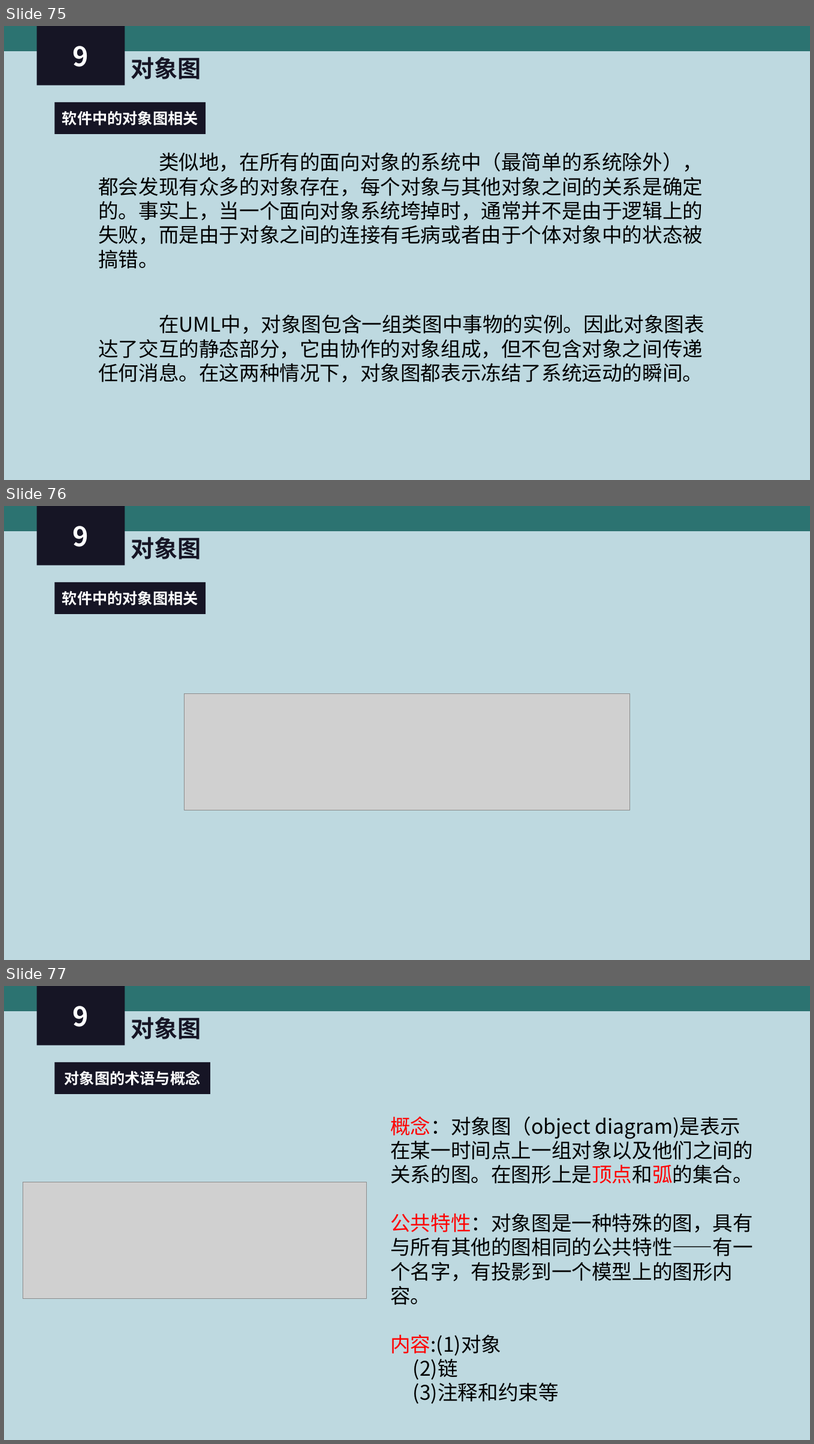
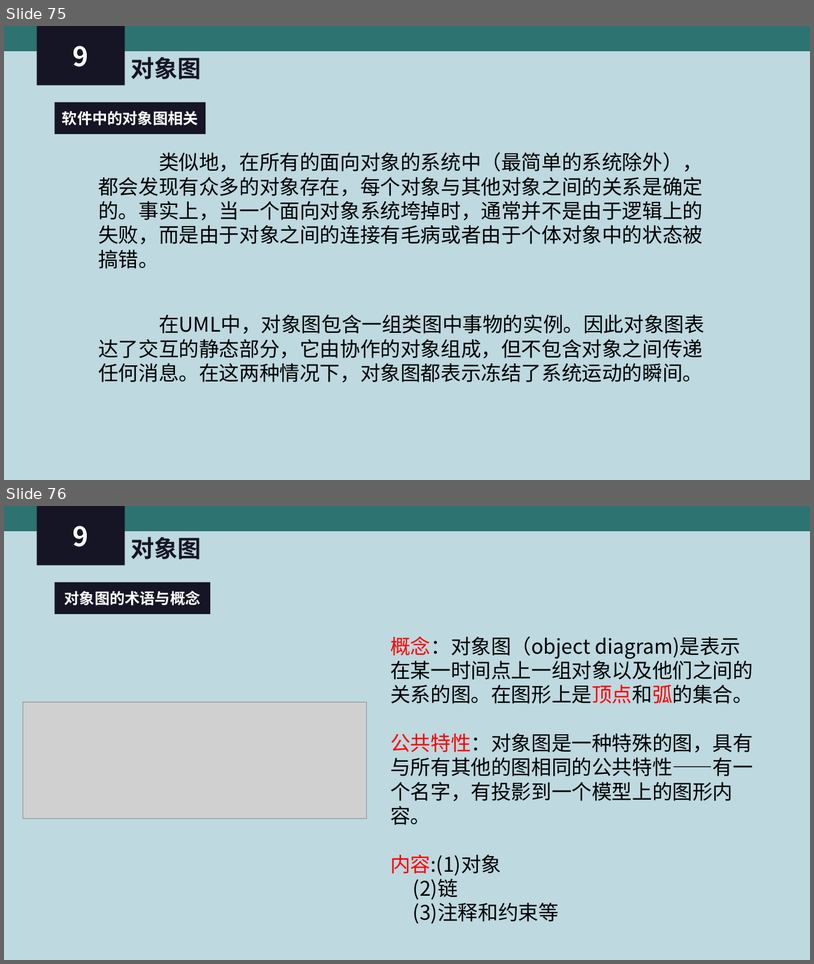
Before and after one commit to PRD-2018-G04/PRD-2018-G04, a slide deck: G04项目组/受控文档/翻转课堂PPT/PRD2018-G04-UML 基础I.ppt. Shown one above the other, each under a label of ours: slides 75, 76 and 77 before the commit, slides 75 and 76 after it. The pictures are 814x1444 and 814x964 pixels, drawn with LibreOffice and Linux fonts; fonts in the diff are those of the drawing; grey boxes stand for pictures. Boxes give left, top, right and bottom in pixels: in the first picture for what was removed or moved away, otherwise in the second. Text is boxed around its words. In the diff, an @@ line names an element or a change of style, - is before the commit and + after.

Commit message:
动画添加
动画添加

```diff
--- a/G04项目组/受控文档/翻转课堂PPT/PRD2018-G04-UML 基础I.ppt
+++ b/G04项目组/受控文档/翻转课堂PPT/PRD2018-G04-UML 基础I.ppt
@@ slide 76 removed at box(4, 506, 810, 960), background #BED9E0 @@
@@ rectangle removed at box(4, 506, 810, 531) @@
@@ rectangle removed at box(36, 506, 125, 565) @@
-9
@@ text removed at box(131, 537, 201, 559) @@
-对象图
@@ rectangle removed at box(55, 582, 206, 614) @@
-软件中的对象图相关
@@ picture removed at box(184, 693, 630, 810) @@
@@ what was slide 77 is now slide 76 @@
```
